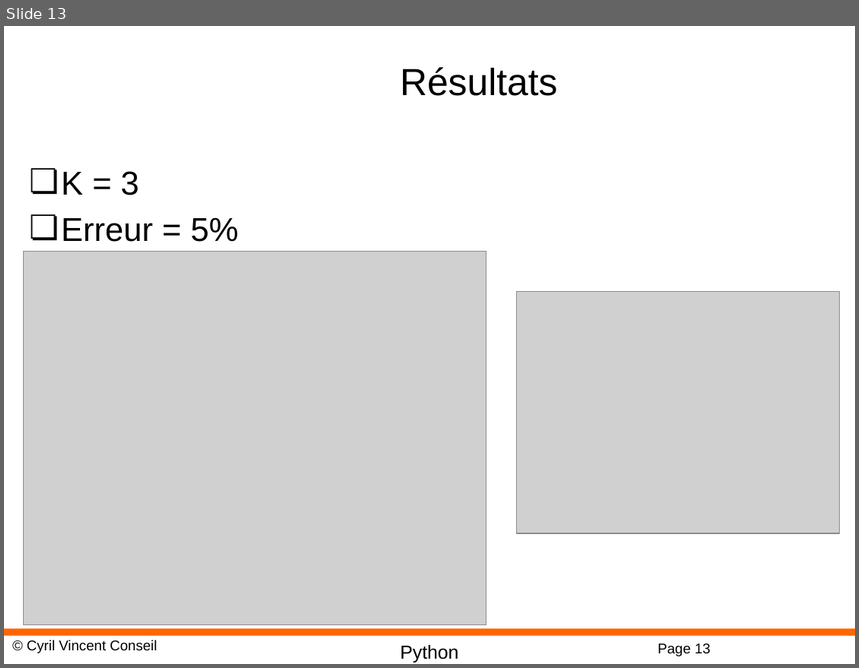
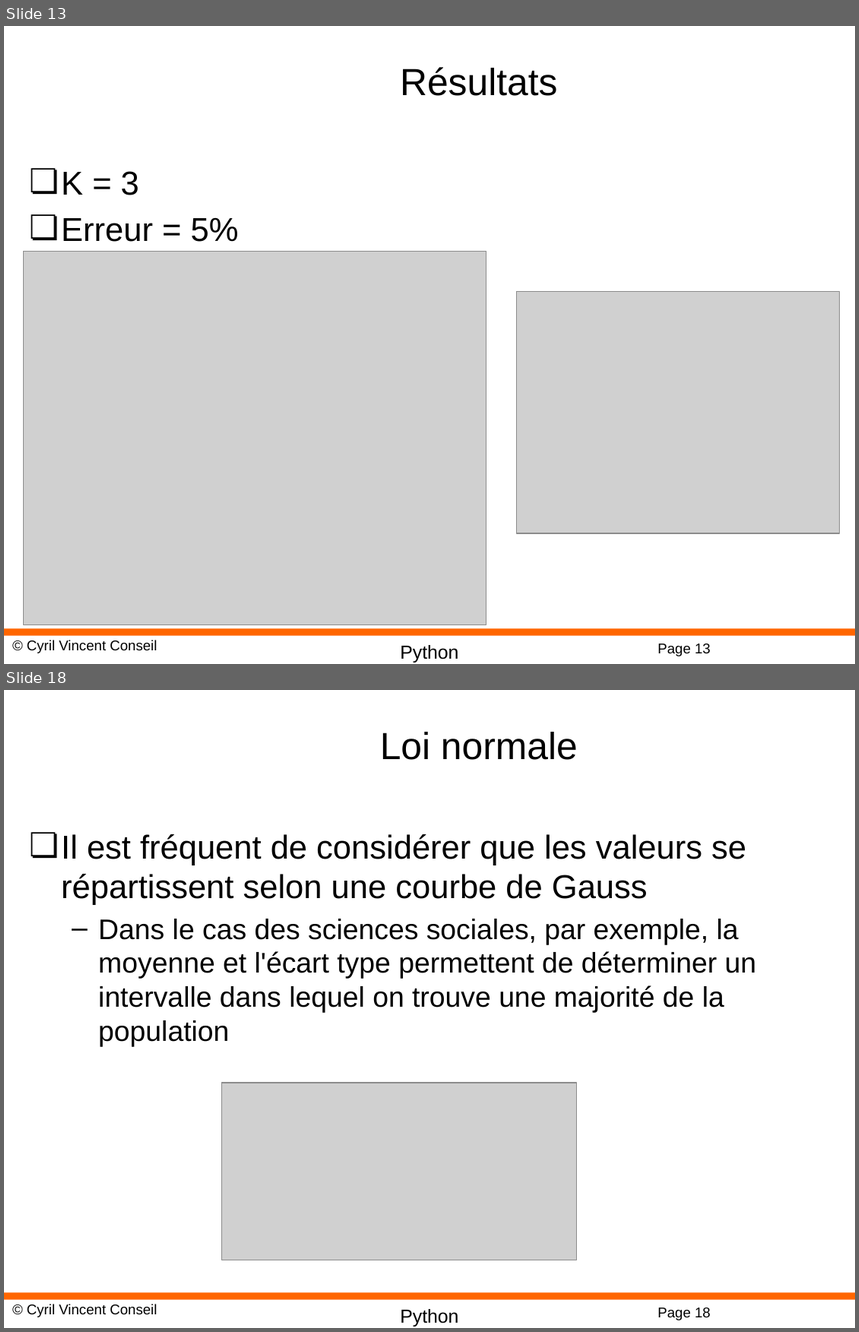
Before and after one commit to cyrilvincent/ML, a slide deck: PPT/MachineLearning14-KNN.pptx. Shown one above the other, each under a label of ours: slide 13 before the commit, slides 13 and 18 after it; the slides between them are not shown. The pictures are 859x668 and 859x1332 pixels, drawn with LibreOffice and Linux fonts; fonts in the diff are those of the drawing; grey boxes stand for pictures; background and template pictures are left out. Boxes give left, top, right and bottom in pixels: in the first picture for what was removed or moved away, otherwise in the second. Text is boxed around its words. In the diff, an @@ line names an element or a change of style, - is before the commit and + after.

```diff
--- a/PPT/MachineLearning14-KNN.pptx
+++ b/PPT/MachineLearning14-KNN.pptx
@@ slide 18 added at <box>4,690,855,1328</box>, background #FFFFFF; not listed: 4 template elements that a slide beside it also shows @@
@@ title added at <box>380,732,578,760</box>, 32 pt, text #000000 @@
+Loi normale
@@ text added at <box>61,834,757,1047</box>, 24 pt, text #000000 @@
+❏ Il est fréquent de considérer que les valeurs se répartissent selon une courbe de Gauss
+  – Dans le cas des sciences sociales, par exemple, la moyenne et l'écart type permettent de déterminer un intervalle dans lequel on trouve une majorité de la population
@@ picture added at <box>222,1083,577,1260</box> @@
```
Also in this commit, not shown: 12 other slides added, 2 other files.
